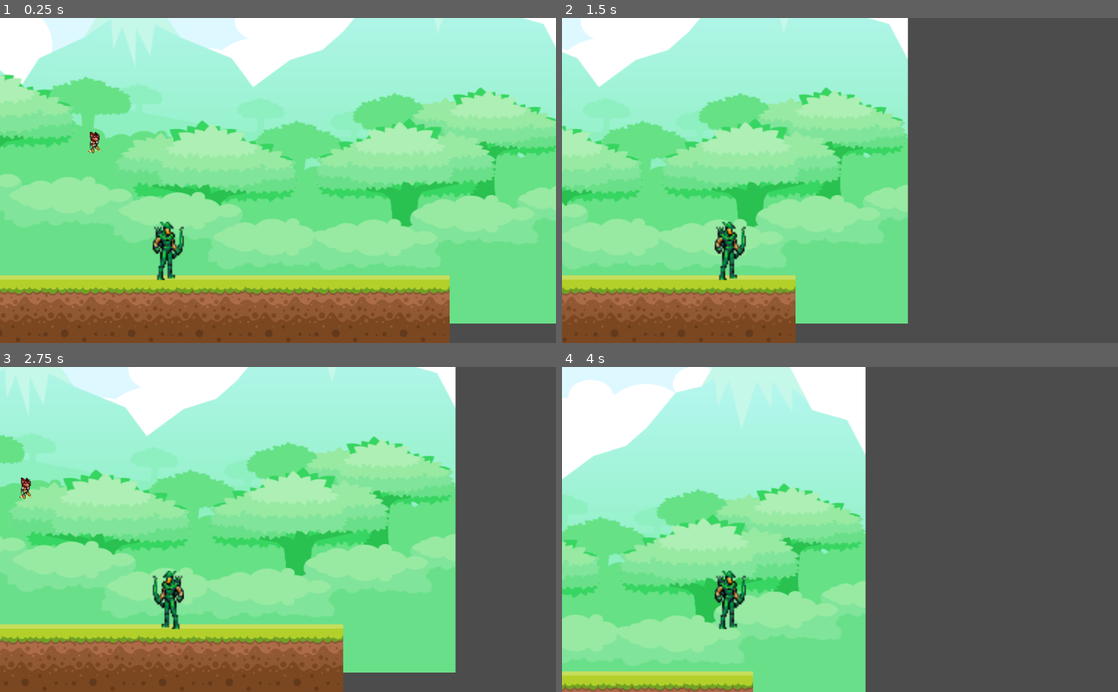
Above: before the commit, frames 1-4 (two rows, left to right).
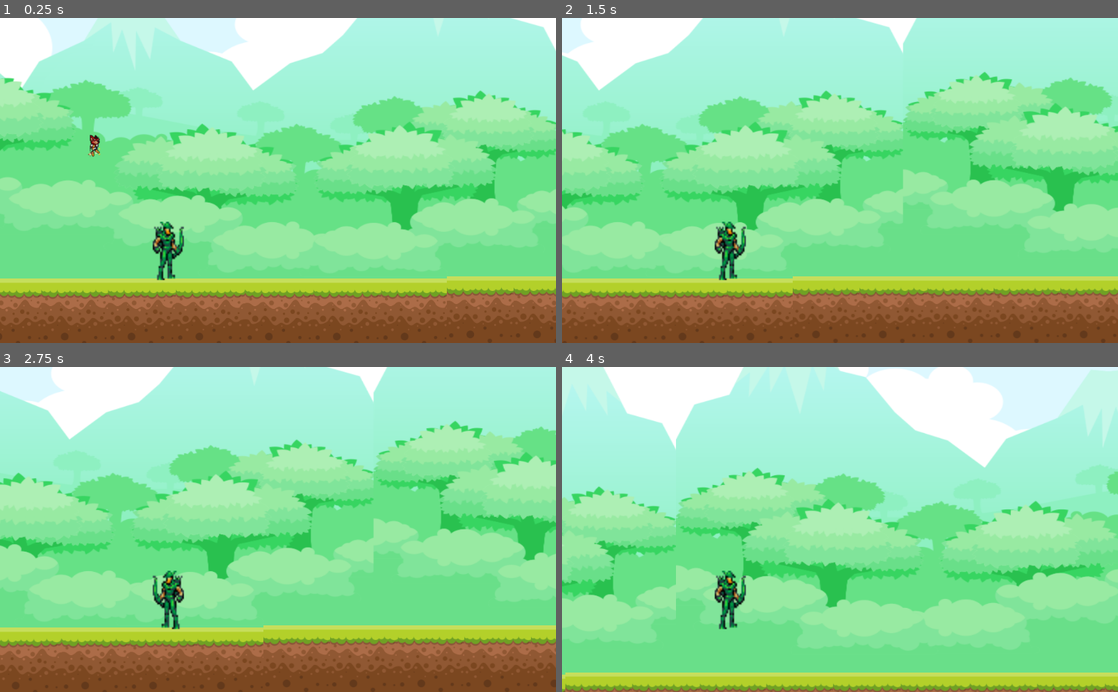
Above: after the commit, the same moments.

Repository: CC-SI/Game_lendas_corrompidas
Game: Godot game, scene res://src/Cenas/Cenario Testes/Cenario Testes.tscn
The game is run twice, just before and just after one commit, with the same random seed, the same clock (stepped at 60 frames per second) and the same inputs.
Inputs:
- Up to frame 1 (0.25 s): no input
- Up to frame 2 (1.5 s): tap Enter (ui_accept) at 0.5, 0.77 s; hold Right (ui_right) from 0.53 s (still down); tap F (dash) at 0.6 s; tap R (mordida) at 1.35 s
- Up to frame 3 (2.75 s): tap Enter (ui_accept) at 1.52 s; release Right (ui_right) at 2.03 s; hold Left (ui_left) from 2.03 s (still down); tap V (uivo) at 2.1 s
- Up to frame 4 (4 s): release Left (ui_left) at 2.78 s; hold Right (ui_right) from 2.78 s (still down); tap F (dash) at 2.85 s; tap Enter (ui_accept) at 3.02, 3.77 s; tap R (mordida) at 3.6 s

The runs differ from the first frame. In frame 1, 14% of the frame differs, in the area x 0-100%, y 0-100%; in frame 2, 48%; in frame 3, 49%; in frame 4, 71%.

Commit message:
update: aumentando tamanho do cenario de teste

Diff:
--- a/src/Cenas/Cenario Testes/Cenario Testes.tscn
+++ b/src/Cenas/Cenario Testes/Cenario Testes.tscn
@@ -7,7 +7,7 @@
 [ext_resource path="res://src/Cenas/Inimigos/MonstroDasLavas.tscn" type="PackedScene" id=5]
 
 [sub_resource type="RectangleShape2D" id=1]
-extents = Vector2( 563.5, 10 )
+extents = Vector2( 1115.5, 10 )
 
 [sub_resource type="RectangleShape2D" id=2]
 extents = Vector2( 10, 181 )
@@ -18,6 +18,12 @@
 position = Vector2( 569.5, 13.5 )
 scale = Vector2( 1.497, 1.12933 )
 texture = ExtResource( 3 )
+
+[node name="Fundo2" type="Sprite" parent="."]
+position = Vector2( 2058, -21 )
+scale = Vector2( 1.497, 1.12933 )
+texture = ExtResource( 3 )
+flip_h = true
 
 [node name="Chao" type="StaticBody2D" parent="."]
 
@@ -50,15 +56,51 @@
 texture = ExtResource( 1 )
 
 [node name="9" type="Sprite" parent="Chao"]
-position = Vector2( 922, 412 )
+position = Vector2( 924, 412 )
 texture = ExtResource( 1 )
 
 [node name="10" type="Sprite" parent="Chao"]
-position = Vector2( 1047, 412 )
+position = Vector2( 1049, 412 )
+texture = ExtResource( 1 )
+
+[node name="11" type="Sprite" parent="Chao"]
+position = Vector2( 1170, 408 )
+texture = ExtResource( 1 )
+
+[node name="12" type="Sprite" parent="Chao"]
+position = Vector2( 1293, 408 )
+texture = ExtResource( 1 )
+
+[node name="13" type="Sprite" parent="Chao"]
+position = Vector2( 1418, 408 )
+texture = ExtResource( 1 )
+
+[node name="14" type="Sprite" parent="Chao"]
+position = Vector2( 1540, 408 )
+texture = ExtResource( 1 )
+
+[node name="15" type="Sprite" parent="Chao"]
+position = Vector2( 1663, 408 )
+texture = ExtResource( 1 )
+
+[node name="16" type="Sprite" parent="Chao"]
+position = Vector2( 1788, 408 )
+texture = ExtResource( 1 )
+
+[node name="17" type="Sprite" parent="Chao"]
+position = Vector2( 1916, 408 )
+texture = ExtResource( 1 )
+
+[node name="18" type="Sprite" parent="Chao"]
+position = Vector2( 2039, 408 )
+texture = ExtResource( 1 )
+
+[node name="19" type="Sprite" parent="Chao"]
+position = Vector2( 2164, 408 )
 texture = ExtResource( 1 )
 
 [node name="CollisionShape2D" type="CollisionShape2D" parent="Chao"]
-position = Vector2( 550.5, 363 )
+position = Vector2( 1119, 357 )
 shape = SubResource( 1 )
 
 [node name="Parede Esquerda" type="StaticBody2D" parent="."]
@@ -68,7 +110,7 @@
 shape = SubResource( 2 )
 
 [node name="Parede Direita" type="StaticBody2D" parent="."]
-position = Vector2( 1098, 1 )
+position = Vector2( 2215, 1 )
 
 [node name="CollisionShape2D" type="CollisionShape2D" parent="Parede Direita"]
 position = Vector2( 0, 171 )
